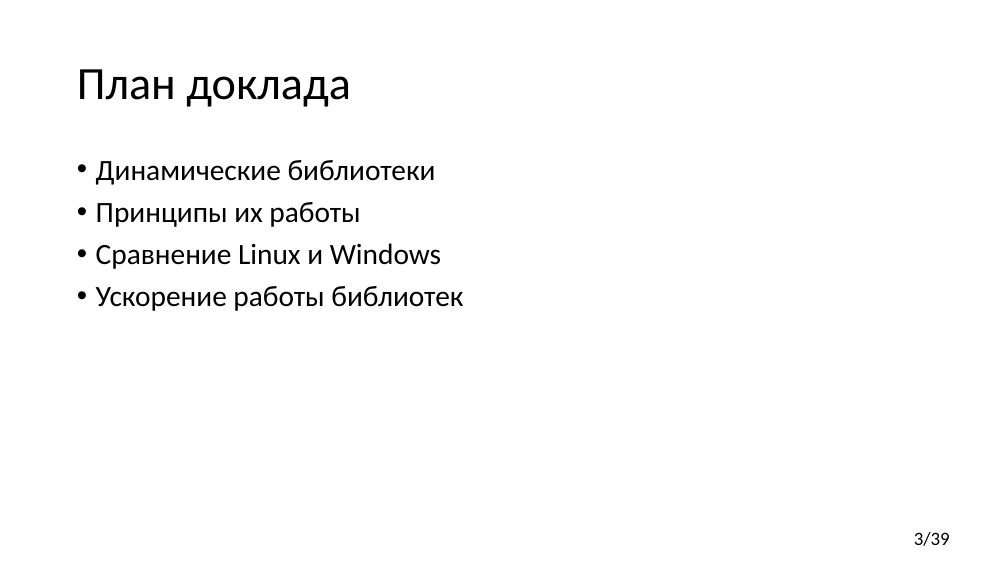
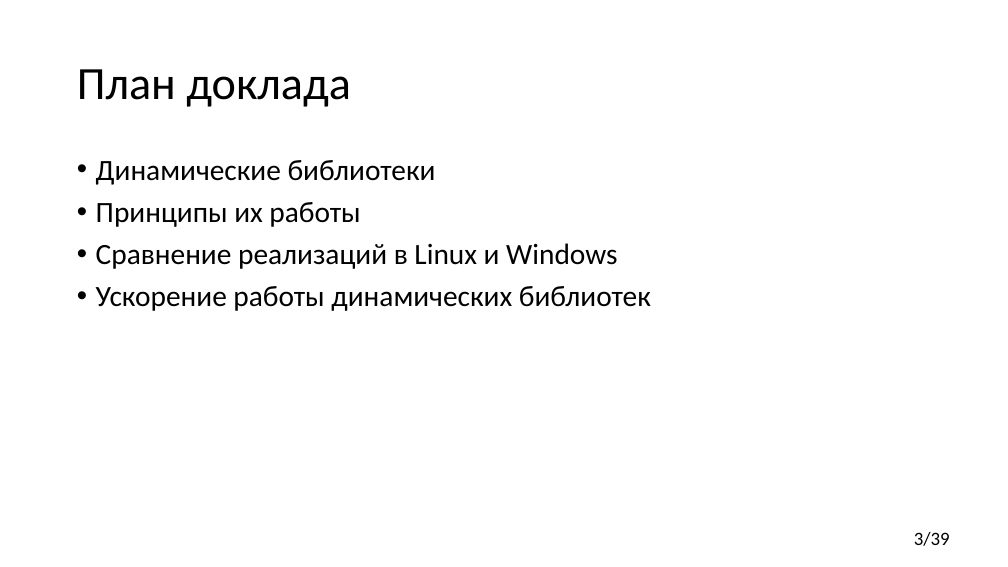
Before and after one commit to yugr/CppRussia, a slide deck: slide 3 of 2024/RU.pptx. Drawn at 1008x567 pixels with LibreOffice and Linux fonts; fonts in the diff are those of the drawing. Boxes give left, top, right and bottom in pixels: in the first picture for what was removed or moved away, otherwise in the second. Text is boxed around its words. In the diff, an @@ line names an element or a change of style, - is before the commit and + after.

```diff
--- a/2024/RU.pptx
+++ b/2024/RU.pptx
@@ text at (96,243,651,311): text changed @@
-• Сравнение Linux и Windows
-• Ускорение работы библиотек
+• Сравнение реализаций в Linux и Windows
+• Ускорение работы динамических библиотек
```
Also in this commit, not shown: 6 other slides changed, 6 slides added.
